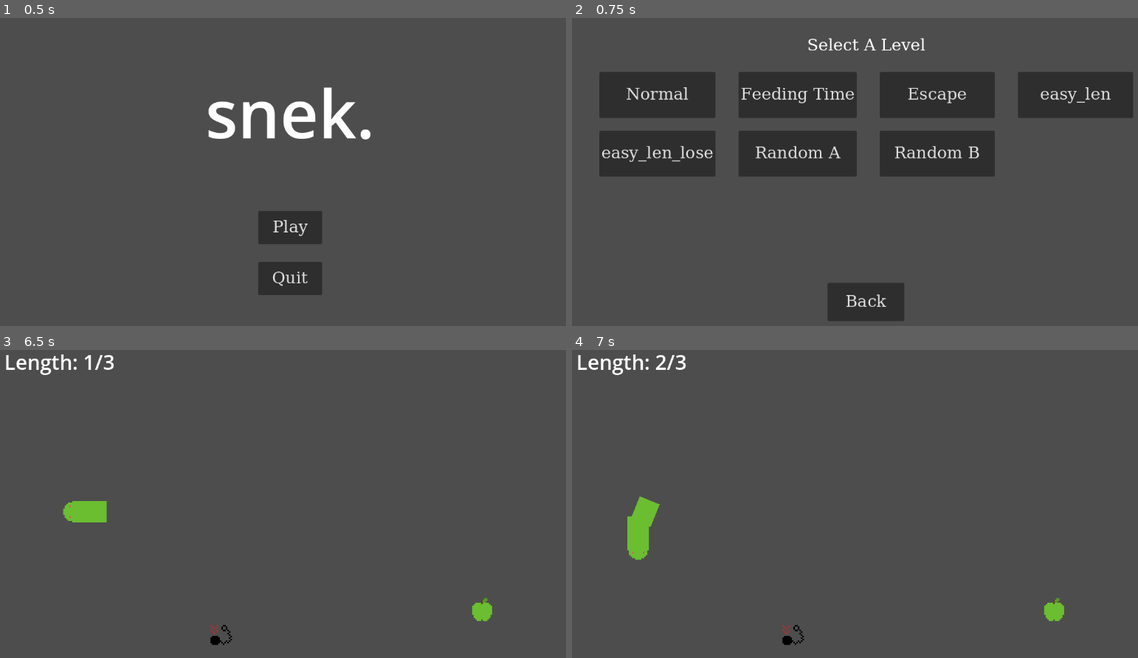
Above: before the commit, frames 1-4 (two rows, left to right).
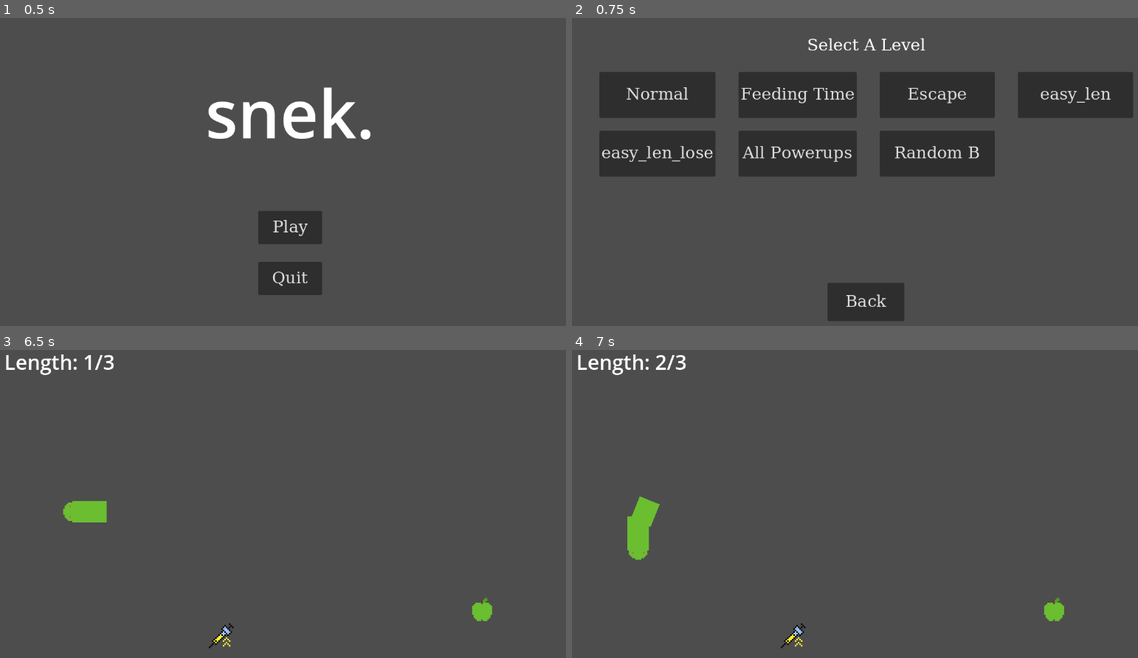
Above: after the commit, the same moments.

Repository: hollisma/snek-godot
Game: Godot game, scene res://scenes/managers/main.tscn
Two runs of this game, one before a commit and one after it. Both use one fixed random seed, a clock stepped at 60 frames per second and the inputs below.
Inputs (mouse positions are in pixels of both pictures, inside the frame that each line leads up to):
- Up to frame 1 (0.5 s): no input
- Up to frame 2 (0.75 s): click "Play" at 0.5 s
- Up to frame 3 (6.5 s): click (226, 485) at 1.25 s, where only the run before the commit has a clickable "Random A"; hold D (move_right) 2.03-2.78 s; tap one key every 0.75 s from 2.1 s: 1 (dev 1) 2 (dev 2) 3 (dev 3) 4 (dev 4) 1 (dev 1) 2 (dev 2); hold S (move_down) 2.78-3.53 s; hold D (move_right) 3.53-4.28 s; hold W (move_up) 4.28-5.03 s; hold A (move_left) from 5.03 s (still down)
- Up to frame 4 (7 s): release A (move_left) at 6.53 s; hold S (move_down) from 6.53 s (still down); tap 3 (dev 3) at 6.6 s

Frame 1 is identical in both runs. In frame 2, 0.4% of the frame differs, in the area x 30-50%, y 41-47%; in frame 3, 0.2%; in frame 4, 0.2%.

Commit message:
fatten powerup

Diff:
--- /dev/null
+++ b/scenes/collectibles/fatten_power.tscn
@@ -0,0 +1,14 @@
+[gd_scene load_steps=5 format=3 uid="uid://dpyk180kawt87"]
+
+[ext_resource type="PackedScene" uid="uid://b85t84uvic217" path="res://scenes/collectibles/powerup.tscn" id="1_ylgii"]
+[ext_resource type="Script" uid="uid://wfc78sj7vhgd" path="res://scripts/gameplay/fatten_power.gd" id="2_437do"]
+[ext_resource type="Script" uid="uid://d3x5y4gk1ixqq" path="res://scripts/utils/themed_sprite.gd" id="3_khxi5"]
+[ext_resource type="Texture2D" uid="uid://bmn75gpe3k254" path="res://art/collectibles/cake.png" id="4_r5wea"]
+
+[node name="FattenPower" instance=ExtResource("1_ylgii")]
+script = ExtResource("2_437do")
+
+[node name="Sprite2D" parent="." index="0"]
+script = ExtResource("3_khxi5")
+basic_texture = ExtResource("4_r5wea")
+shaded_texture = ExtResource("4_r5wea")
--- a/scenes/managers/main.tscn
+++ b/scenes/managers/main.tscn
@@ -1,14 +1,15 @@
-[gd_scene load_steps=12 format=3 uid="uid://dhhpwwmoo8bwq"]
+[gd_scene load_steps=13 format=3 uid="uid://dhhpwwmoo8bwq"]
 
 [ext_resource type="Script" uid="uid://cmwb0xomnmipv" path="res://scripts/managers/main.gd" id="1_ikj0o"]
 [ext_resource type="PackedScene" uid="uid://ulutd5rqohpg" path="res://scenes/snek/snek.tscn" id="2_7s71p"]
 [ext_resource type="Script" uid="uid://gxagw548l4ud" path="res://scripts/managers/food_manager.gd" id="3_hg7sd"]
-[ext_resource type="Script" uid="uid://brxig4gnqxov1" path="res://scripts/gameplay/powerup_manager.gd" id="4_aba6i"]
+[ext_resource type="Script" uid="uid://brxig4gnqxov1" path="res://scripts/managers/powerup_manager.gd" id="4_aba6i"]
 [ext_resource type="PackedScene" uid="uid://fbvdjq64klcd" path="res://scenes/collectibles/speed_power.tscn" id="5_g2fy6"]
 [ext_resource type="PackedScene" uid="uid://c7gesy6mgxwbv" path="res://scenes/collectibles/slow_power.tscn" id="6_qj640"]
 [ext_resource type="PackedScene" uid="uid://br5ehq457aahs" path="res://scenes/collectibles/music_power.tscn" id="7_yi38y"]
 [ext_resource type="PackedScene" uid="uid://bry6emtqt1k87" path="res://scenes/collectibles/visuals_power.tscn" id="8_nnfb3"]
 [ext_resource type="PackedScene" uid="uid://8aesp52ka4qr" path="res://scenes/collectibles/scissors_power.tscn" id="9_dwgmp"]
+[ext_resource type="PackedScene" uid="uid://dpyk180kawt87" path="res://scenes/collectibles/fatten_power.tscn" id="10_hg7sd"]
 [ext_resource type="Script" uid="uid://d2nt2neteuy7u" path="res://scripts/managers/theme_manager.gd" id="10_s6uy5"]
 [ext_resource type="Script" uid="uid://cf6ex1ewcbcid" path="res://scripts/managers/objective_manager.gd" id="11_7s71p"]
 
@@ -28,7 +29,7 @@
 
 [node name="PowerupManager" type="Node2D" parent="GameplayContainer"]
 script = ExtResource("4_aba6i")
-powerup_scenes = Array[PackedScene]([ExtResource("5_g2fy6"), ExtResource("6_qj640"), ExtResource("7_yi38y"), ExtResource("8_nnfb3"), ExtResource("9_dwgmp")])
+powerup_scenes = Array[PackedScene]([ExtResource("5_g2fy6"), ExtResource("6_qj640"), ExtResource("7_yi38y"), ExtResource("8_nnfb3"), ExtResource("9_dwgmp"), ExtResource("10_hg7sd")])
 
 [node name="PowerupTimer" type="Timer" parent="GameplayContainer/PowerupManager"]
 
--- /dev/null
+++ b/scripts/gameplay/fatten_power.gd
@@ -0,0 +1,16 @@
+extends Powerup
+
+const FREQUENCY: int = 2 # 2
+
+func apply_effect_to_snek(snek):
+	var size_increase_value = _get_size_increase_value()
+	snek.grow_body(size_increase_value)
+
+func _get_size_increase_value() -> int:
+	var rand = randi() % 100
+	if rand < 60:
+		return 1
+	if rand < 85:
+		return 2
+	else:
+		return 3
--- a/scripts/gameplay/snek.gd
+++ b/scripts/gameplay/snek.gd
@@ -69,6 +69,14 @@
 		var last_segment = segments.pop_back()
 		if last_segment:
 			last_segment.queue_free()
+	emit_signal("length_changed", segments.size())
+
+func grow_body(segment_num):
+	for i in range(segment_num):
+		var new_segment = body_scene.instantiate()
+		$BodySegments.call_deferred("add_child", new_segment)
+		segments.append(new_segment)
+	emit_signal("length_changed", segments.size())
 
 # Used internally and for dev tools
 func grow():
--- a/scripts/managers/level_manager.gd
+++ b/scripts/managers/level_manager.gd
@@ -35,7 +35,7 @@
 		return ""
 	return level_order[index + 1]
 
-var level_order = ["normal", "feeding_time", "escape", "easy_len", "easy_len_lose", "random_a", "random_b"]
+var level_order = ["normal", "feeding_time", "escape", "easy_len", "easy_len_lose", "all_powerups", "random_b"]
 #var level_order = ["easy_len", "feeding_time"]
 #var level_order = ["normal", "feeding_time", "escape"]
 
@@ -54,7 +54,6 @@
 		"powerups": {
 			"speed": 4,
 			"slow": 4,
-			"scissors": 2,
 			"music": 1,
 			"visuals": 1,
 		}
@@ -74,7 +73,7 @@
 			"speed": 2,
 			"slow": 2,
 			"scissors": 3,
-			"visuals": 5, # "fatten": 5,
+			"fatten": 5,
 		}
 	},
 	"escape": {
@@ -92,7 +91,7 @@
 			"speed": 4,
 			"slow": 3,
 			"scissors": 2,
-			"visuals": 1, # "fatten": 1,
+			"fatten": 1,
 		}
 	},
 
@@ -144,8 +143,8 @@
 			"visuals": 1,
 		}
 	},
-	"random_a": {
-		"name": "Random A",
+	"all_powerups": {
+		"name": "All Powerups",
 		"win_cons": [
 			{
 				"con_type": "length",
@@ -156,9 +155,10 @@
 		"lose_cons": [],
 		"music": ResourcePaths.MUSIC["feeding_time"],
 		"powerups": {
-			"speed": 4,
-			"slow": 4,
-			"scissors": 2,
+			"speed": 1,
+			"slow": 1,
+			"scissors": 1,
+			"fatten": 1,
 			"music": 1,
 			"visuals": 1,
 		}
Binary file added: art/cake.aseprite
Binary file added: art/collectibles/cake.png
Not shown, added: scripts/gameplay/fatten_power.gd.uid
Renamed: scripts/gameplay/powerup_manager.gd -> scripts/managers/powerup_manager.gd
Renamed: scripts/gameplay/powerup_manager.gd.uid -> scripts/managers/powerup_manager.gd.uid
